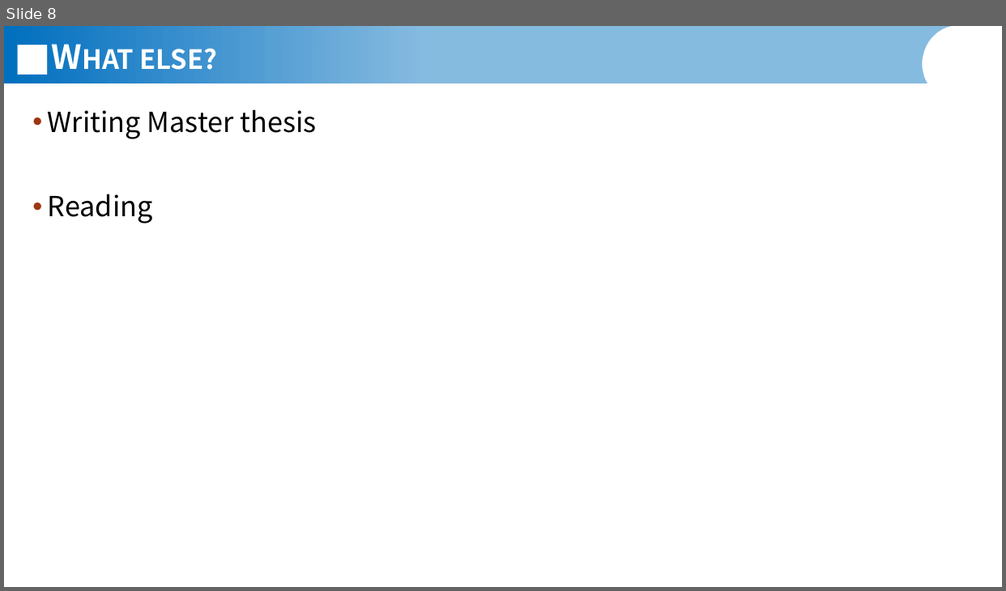
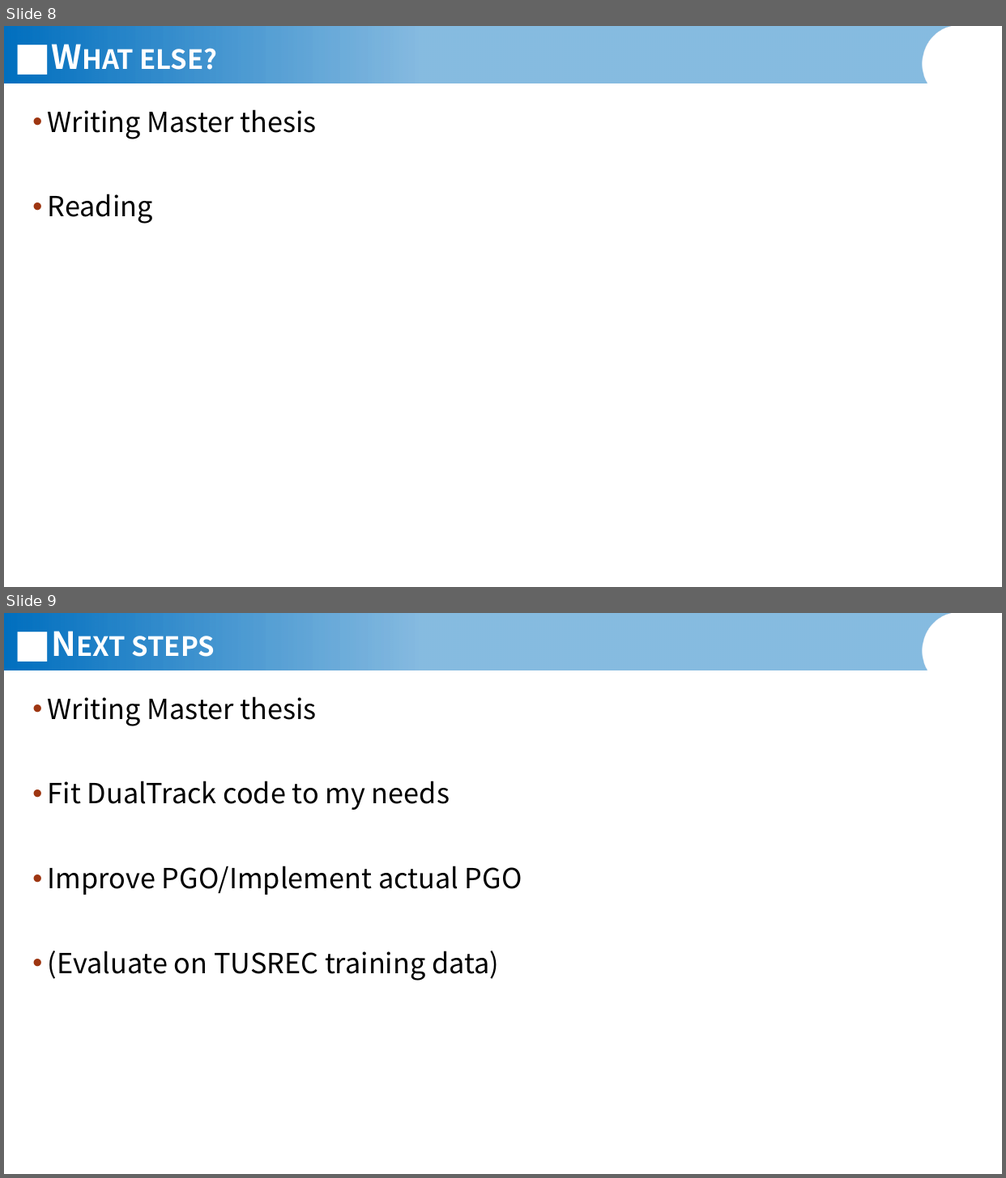
Before and after one commit to JannisIwate/DualTrack, a slide deck: documents/presentations/Jannis_Meyer_Presentation_01_06_2026.pptx. Shown one above the other, each under a label of ours: slide 8 before the commit, slides 8 and 9 after it. The pictures are 1006x591 and 1006x1178 pixels, drawn with LibreOffice and Linux fonts; fonts in the diff are those of the drawing; background and template pictures are left out. Boxes give left, top, right and bottom in pixels: in the first picture for what was removed or moved away, otherwise in the second. Text is boxed around its words. In the diff, an @@ line names an element or a change of style, - is before the commit and + after.

```diff
--- a/documents/presentations/Jannis_Meyer_Presentation_01_06_2026.pptx
+++ b/documents/presentations/Jannis_Meyer_Presentation_01_06_2026.pptx
@@ slide 9 added at <box>4,613,1002,1174</box>, background #FFFFFF; not listed: 2 template elements that a slide beside it also shows @@
@@ title added at <box>132,636,215,657</box>, 24 pt, text #FFFFFF, bold, small capitals @@
+Next steps
@@ text added at <box>48,696,522,981</box>, 20 pt, text #000000 @@
+• Writing Master thesis
+• Fit DualTrack code to my needs
+• Improve PGO/Implement actual PGO
+• (Evaluate on TUSREC training data)
@@ page number added at <box>996,1126,1002,1156</box>, 10.5 pt, text #FFFFFF, bold @@
+9
```
Also in this commit, not shown: 2 slides changed, 1 other slide added.
